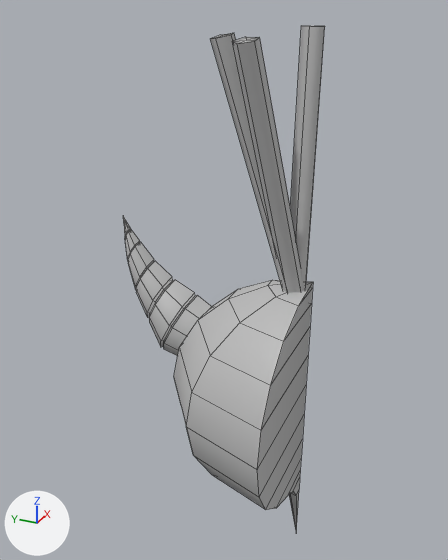
The FBX model Assets/Meshes/Ingredients/Ingredient_Turnip_Quarter.fbx, before and after one commit.
Before and after are seen from a camera (50 mm lens) standing at (-0.58, -0.159, 0.327) and looking at (-0.027, 0.091, 0.05). Arrows for +X, +Y and +Z are at lower left; the lights stay in place. Mesh edges are drawn as thin lines. Where no turn or scale is listed for an object, it has been applied to the vertices.

Names of what the first picture shows: 'Turnip_Quarter'.
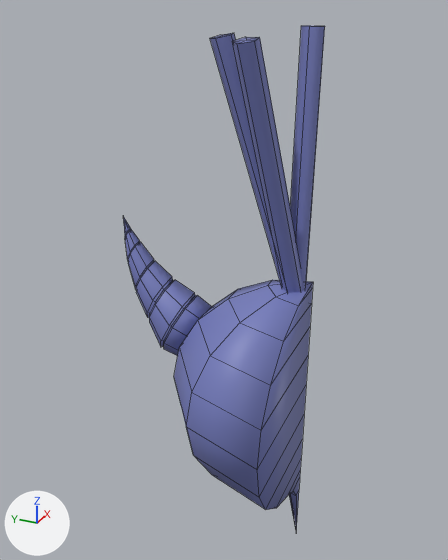
The newer file is also turned or shifted as a whole; pictures and numbers use the older file's frame.

The change, as a diff of the scene's bpy script:
```diff
--- a/Assets/Meshes/Ingredients/Ingredient_Turnip_Quarter.fbx.py
+++ b/Assets/Meshes/Ingredients/Ingredient_Turnip_Quarter.fbx.py
@@ mat_food_02 @@
+mat_food_02 = principled_material('Food_02')
+mat_food_02.base_color = (0.176, 0.201, 0.5)  # blue #747cbc
@@ me_mesh @@
 me_mesh.from_pydata(...)  # 199 vertices, 201 faces; spans x -0.153..0.027, y 0.0..0.231, z -0.303..0.302
 # used by ob_turnip_quarter; location = (0.0, 0.0, 0.0)
-me_mesh.materials.append(mat_lambert1)  # grey #bcbcbc
+# me_mesh part 1: edges marked sharp go from 62 to 0
+me_mesh.materials.append(mat_food_02)  # blue #747cbc
```

What differs and where, as boxes [x1, y1, x2, y2] in the pictures (448 x 560 px):
'Turnip_Quarter', recoloured, shading changed (grey to blue)
    both: [123, 26, 325, 525]
part 1 of me_mesh, shading changed
    both: [123, 26, 325, 530]
